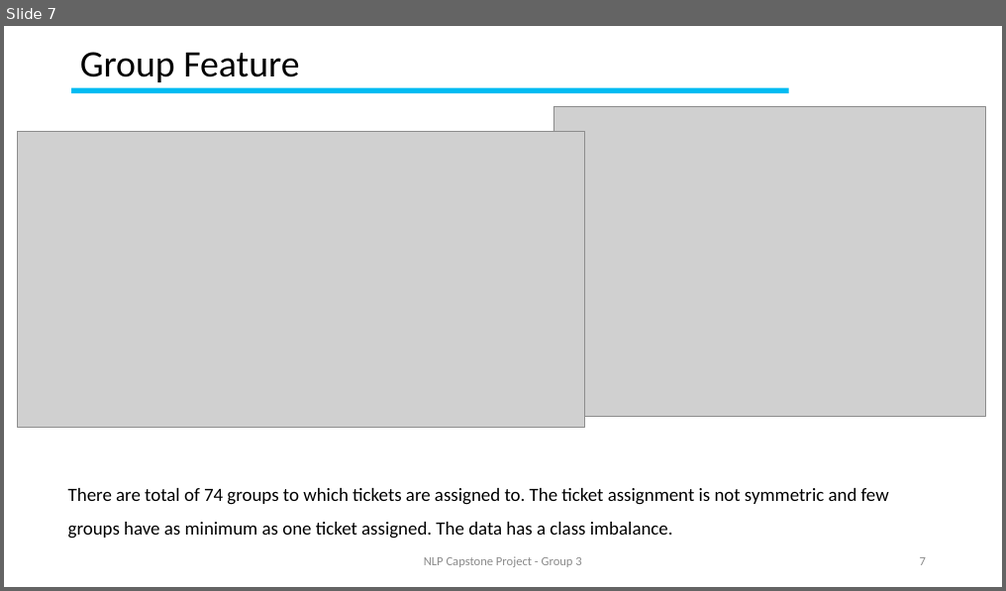
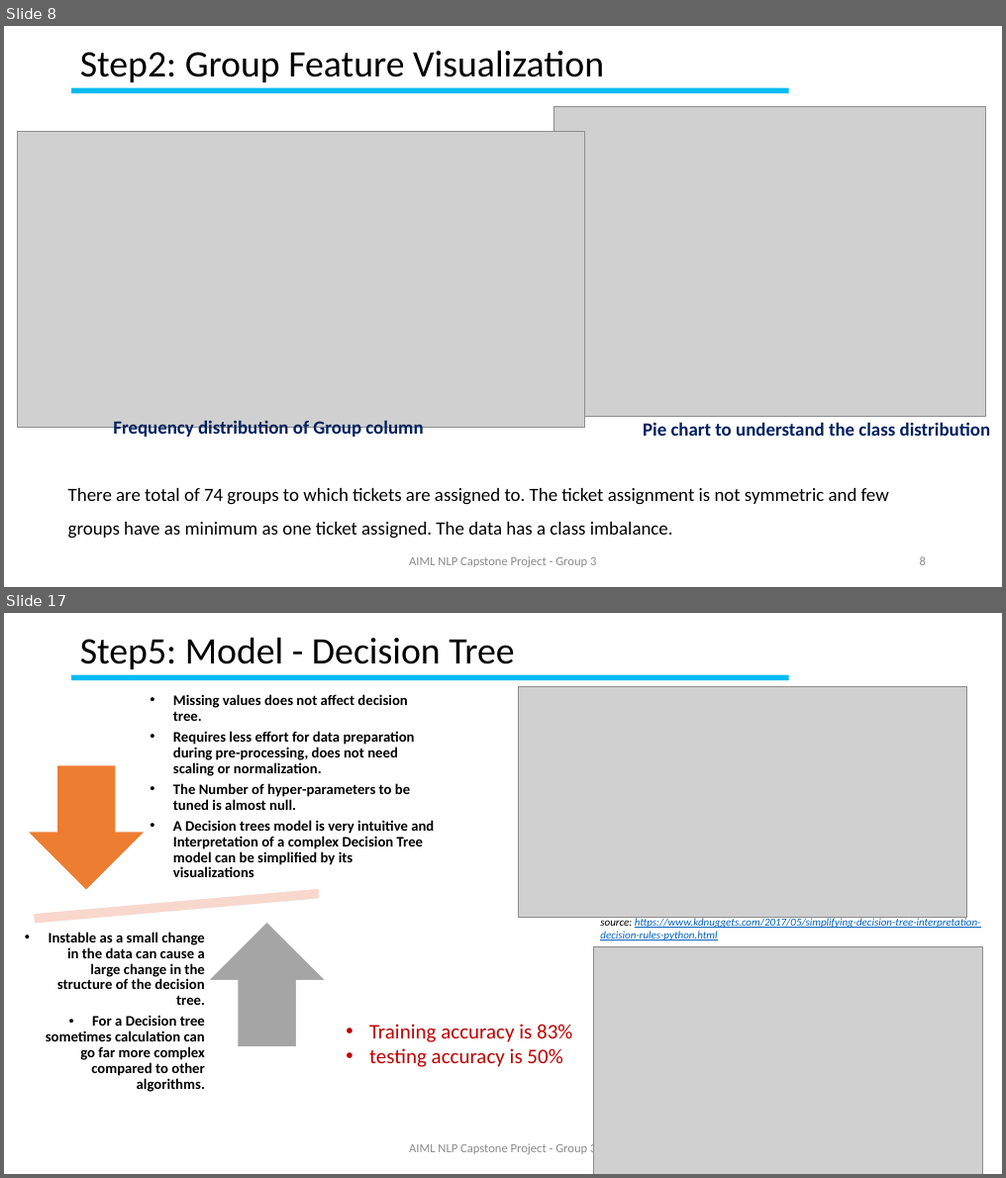
Before and after one commit to GLNLPGroup3/Capstone, a slide deck: Natural Language Processing (NLP) Application Capstone.pptx. Shown one above the other, each under a label of ours: slide 7 before the commit, slides 8 and 17 after it; the slides between them are not shown. The pictures are 1006x591 and 1006x1178 pixels, drawn with LibreOffice and Linux fonts; fonts in the diff are those of the drawing; grey boxes stand for pictures; background and template pictures are left out. Boxes give left, top, right and bottom in pixels: in the first picture for what was removed or moved away, otherwise in the second. Text is boxed around its words. In the diff, an @@ line names an element or a change of style, - is before the commit and + after.

```diff
--- a/Natural Language Processing (NLP) Application Capstone.pptx
+++ b/Natural Language Processing (NLP) Application Capstone.pptx
@@ slide 17 added at <box>4,613,1002,1174</box>, background #FFFFFF; not listed: 1 template element that a slide beside it also shows @@
@@ title added at <box>80,637,514,669</box>, 36 pt, text #000000 @@
+Step5: Model - Decision Tree
@@ free added at <box>146,693,442,881</box>, 14 pt, text #000000, bold @@
+• Missing values does not affect decision tree.
+• Requires less effort for data preparation during pre-processing, does not need scaling or normalization.
+• The Number of hyper-parameters to be tuned is almost null.
+• A Decision trees model is very intuitive and Interpretation of a complex Decision Tree model can be simplified by its visualizations
@@ picture added at <box>519,686,967,918</box> @@
@@ down arrow added at <box>27,765,145,891</box>, fill #ED7D31, outline #FFFFFF 1 pt @@
@@ math minus added at <box>4,867,373,946</box>, fill #F8D7CE, outline #FFFFFF 1 pt @@
@@ free added at <box>12,918,210,1106</box>, 14 pt, text #000000, bold @@
+• Instable as a small change in the data can cause a large change in the structure of the decision tree.
+• For a Decision tree sometimes calculation can go far more complex compared to other algorithms.
@@ up arrow added at <box>208,922,326,1048</box>, fill #A5A5A5, outline #FFFFFF 1 pt @@
@@ text added at <box>600,917,981,941</box>, 10.5 pt, text #0563C1, italic, underline @@
+source: https://www.kdnuggets.com/2017/05/simplifying-decision-tree-interpretation-decision-rules-python.html
@@ picture added at <box>593,947,982,1174</box> @@
@@ text added at <box>369,1024,572,1067</box>, 20 pt, text #C00000 @@
+• Training accuracy is 83%
+• testing accuracy is 50%
@@ text added at <box>409,1143,596,1157</box>, 12 pt, text #8C8C8C @@
+AIML NLP Capstone Project - Group 3
@@ what was slide 7 is now slide 8 @@
@@ slide 8 changed as well @@
@@ title at <box>80,50,604,82</box>: text changed @@
-Group Feature
+Step2: Group Feature Visualization
@@ text added at <box>113,420,423,440</box>, 18 pt, text #002060, bold @@
+Frequency distribution of Group column
@@ text added at <box>643,422,991,436</box>, 18 pt, text #002060, bold @@
+Pie chart to understand the class distribution
@@ text at <box>409,557,596,568</box>: text changed @@
-NLP Capstone Project - Group 3
+AIML NLP Capstone Project - Group 3
@@ page number at <box>920,557,926,566</box>: text changed @@
-7
+8
```
Also in this commit, not shown: 9 other slides changed, 17 other slides added.
